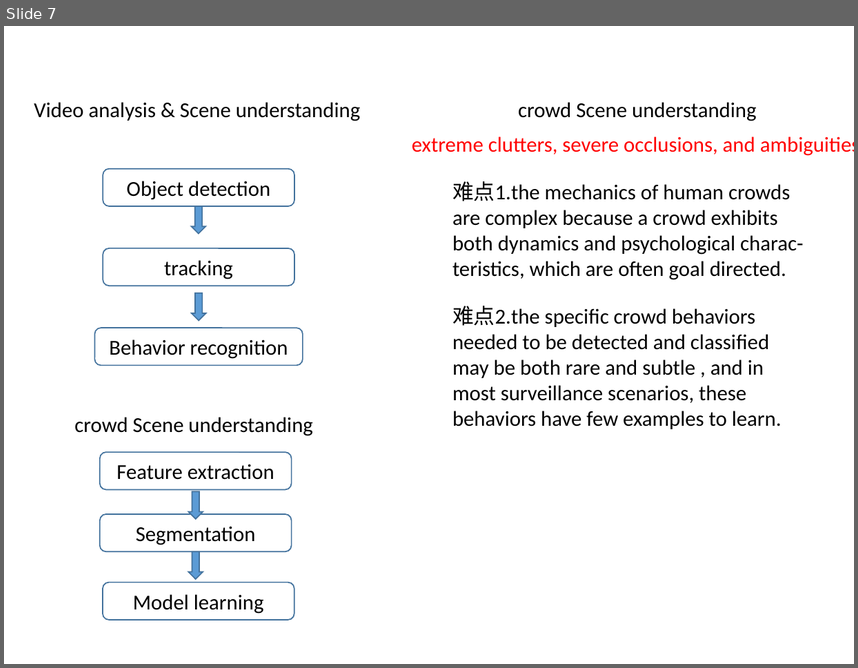
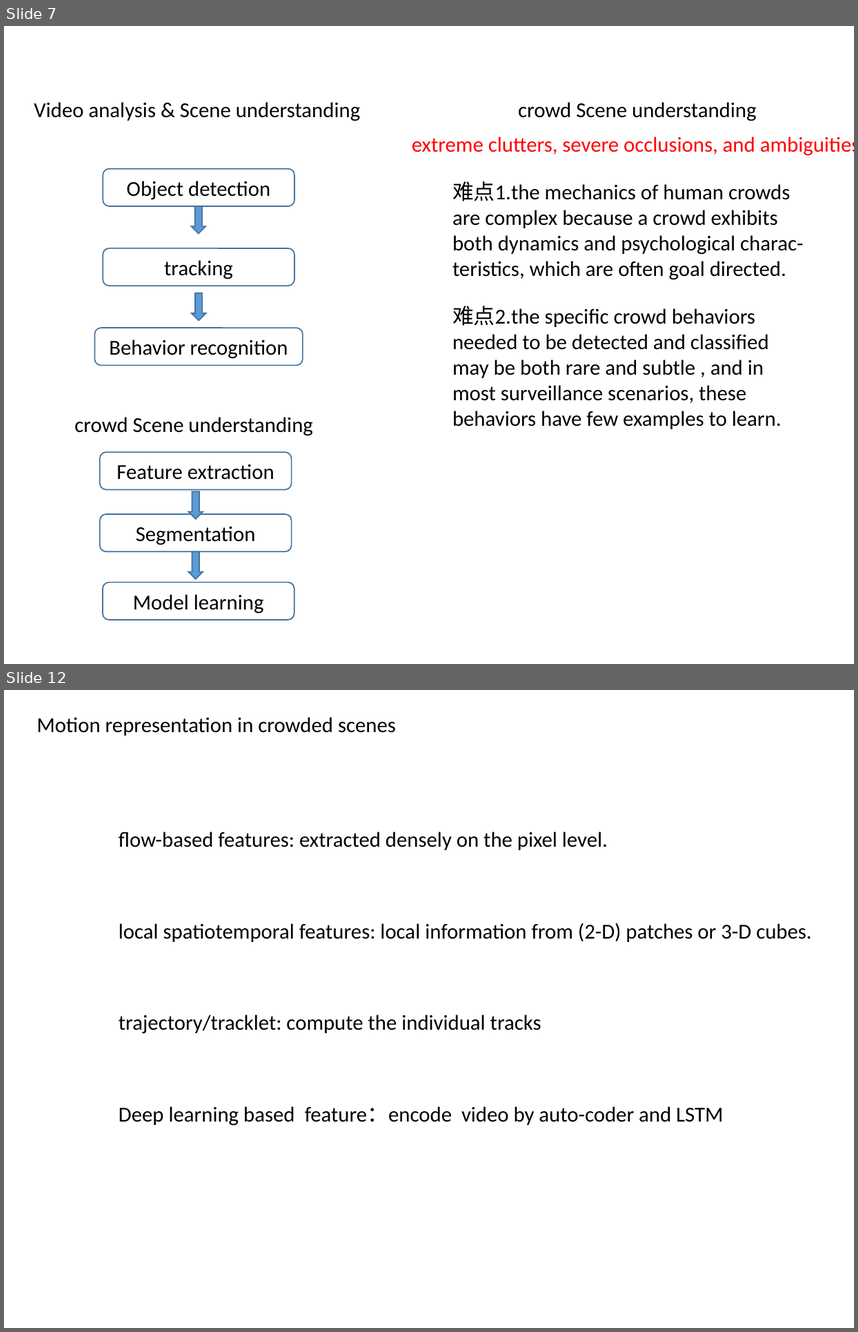
Before and after one commit to simayuhe/crowd-scene-survey, a slide deck: 群体行为分析综述.pptx. Shown one above the other, each under a label of ours: slide 7 before the commit, slides 7 and 12 after it; the slides between them are not shown. The pictures are 858x668 and 858x1332 pixels, drawn with LibreOffice and Linux fonts; fonts in the diff are those of the drawing. Boxes give left, top, right and bottom in pixels: in the first picture for what was removed or moved away, otherwise in the second. Text is boxed around its words. In the diff, an @@ line names an element or a change of style, - is before the commit and + after.

```diff
--- a/群体行为分析综述.pptx
+++ b/群体行为分析综述.pptx
@@ slide 12 added at (x1=4, y1=690, x2=854, y2=1328), background #FFFFFF @@
@@ text added at (x1=37, y1=717, x2=396, y2=736), 18 pt, text #000000 @@
+Motion representation in crowded scenes
@@ text added at (x1=119, y1=831, x2=608, y2=850), 18 pt, text #000000 @@
+ﬂow-based features: extracted densely on the pixel level.
@@ text added at (x1=119, y1=923, x2=811, y2=942), 18 pt, text #000000 @@
+local spatiotemporal features: local information from (2-D) patches or 3-D cubes.
@@ text added at (x1=119, y1=1014, x2=542, y2=1034), 18 pt, text #000000 @@
+trajectory/tracklet: compute the individual tracks
@@ text added at (x1=119, y1=1106, x2=723, y2=1125), 18 pt, text #000000 @@
+Deep learning based feature：encode video by auto-coder and LSTM
```
Also in this commit, not shown: 5 slides changed, 10 other slides added, 1 slide removed.
